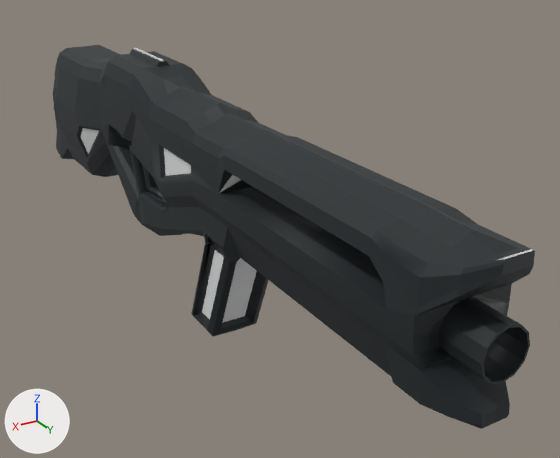
Before and after pictures for a commit that changed the FBX model Mobile_Game/Assets/Models/Weapons/kar_mk_1.fbx.
Camera for both pictures: a camera (50 mm lens) standing at (0.385, 1.101, 0.273) and looking at (-0.075, 0.335, -0.11). Every picture has the same lights, and +X, +Y and +Z are marked at lower left. Where no turn or scale is listed for an object, it has been applied to the vertices.

Before the edit, the objects in view are built like this:
```python
me_cube = bpy.data.meshes.new('Cube')
me_cube.from_pydata(...)  # 851 vertices, 891 faces; spans x -0.059..0.059, y -0.233..0.776, z -0.228..0.081
# faces by material slot: [863, 28]
me_cube.materials.append(mat_m1)  # picture img_texturestandard_png
me_cube.materials.append(mat_light)  # white #e7e7e7
ob_kar_mk_1 = bpy.data.objects.new('Kar_mk_1', me_cube)
ob_kar_mk_1.location = (0.0, 0.0, 0.0)
```
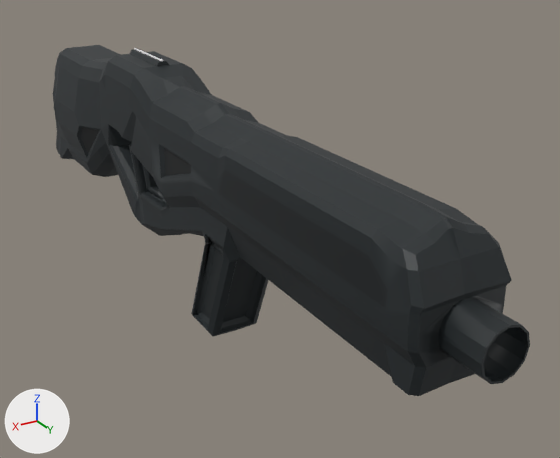
Location of each change, [x1, y1, x2, y2] in pixels of the pictures (560 x 458 px; the box of a moved part takes in the faces that stretch with it):
'Kar_mk_1', reshaped (9% shorter)
    before: [53, 45, 535, 429]
    after: [53, 45, 530, 396]
part 1 of me_cube, moved or reshaped
    before: [385, 216, 535, 429]
    after: [218, 170, 512, 396]
part 2 of me_cube, moved or reshaped
    before: [134, 48, 164, 61]
    after: [135, 48, 163, 61]
part 3 of me_cube, recoloured (grey to black)
    both: [81, 128, 257, 323]

Edits to the bpy script that builds the scene:
```text
Change me_cube:
    used by ob_kar_mk_1; location = (0.0, 0.0, 0.0)
    remove me_cube.from_pydata(...)  # 851 vertices, 891 faces; spans x -0.059..0.059, y -0.233..0.776, z -0.228..0.081
    add me_cube.from_pydata(...)  # 831 vertices, 877 faces; spans x -0.059..0.059, y -0.233..0.775, z -0.228..0.081
    me_cube part 1
    47 vertices are removed from x -0.049..0.049, y 0.73..0.776, z -0.092..0.05
    72 faces are deleted
    7 vertices in x -0.04..0.04, y 0.73, z 0.035..0.05 move by (0.0, -0.028, 0.0)
    3 vertices in x -0.024..0.024, y 0.73, z -0.096 move by (0.0, -0.026, 0.0)
    18 vertices move from x -0.048..0.048, y 0.73..0.776, z -0.092..0.043 to x -0.047..0.047, y 0.708..0.73, z -0.092..0.045
    23 vertices are added at x -0.049..0.049, y 0.711..0.734, z -0.092..0.038
    8 new vertices lie (0.0, 0.027, 0.0) away from vertices in x -0.049..0.049, y 0.697, z -0.055..-0.023
    60 new faces join them, mat_m1 (picture img_texturestandard_png)
    me_cube part 2
    4 vertices are removed from x -0.001..0.001, y 0.073..0.169, z 0.081
    8 faces are deleted
    6 new faces join them, mat_light (white #e7e7e7)
    me_cube part 3: 18 faces spanning x -0.055..0.055, y -0.043..0.697, z -0.222..0.013 switch from mat_light (white #e7e7e7) to mat_m1 (picture img_texturestandard_png)
```
